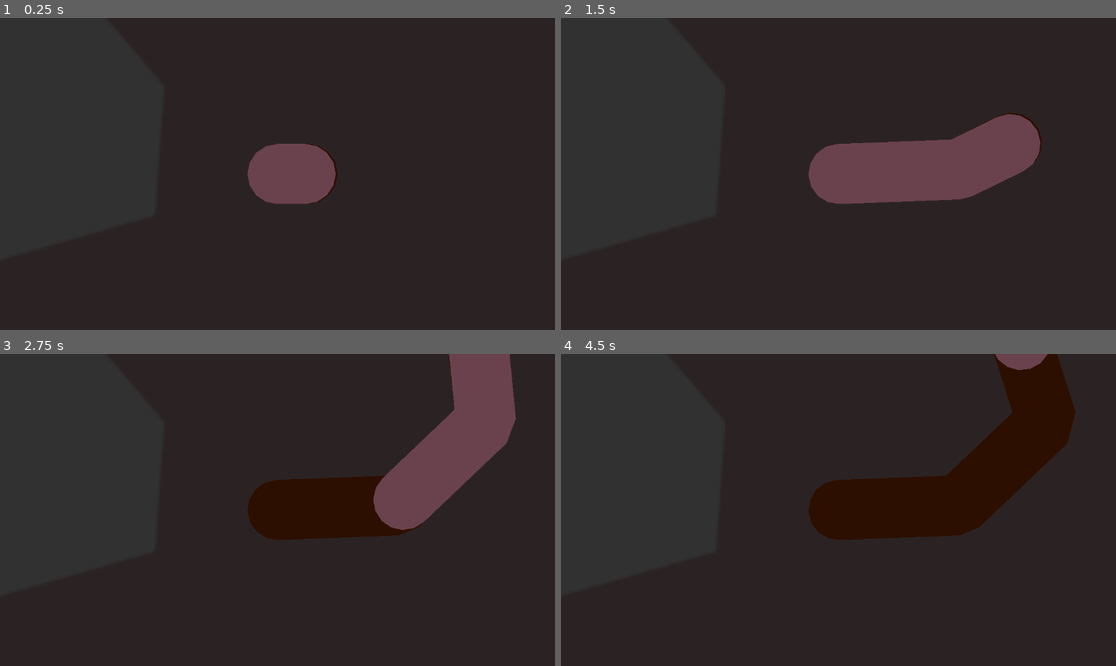
Above: before the commit, frames 1-4 (two rows, left to right).
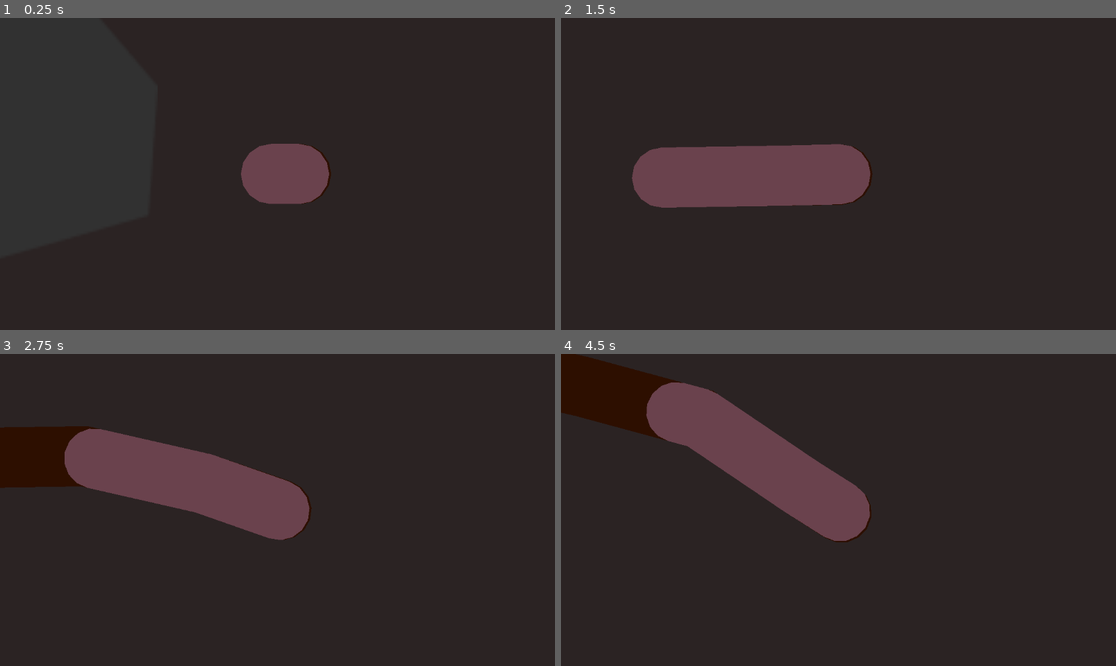
Above: after the commit, the same moments.

Repository: squirrelsoftcompany/LD56
Game: Godot game, scene res://Scenes/Main.tscn
Same seed, same stepped clock (60 frames per second), same inputs: the game is played once before the commit and once after it.
Inputs (mouse positions are in pixels of both pictures, inside the frame that each line leads up to):
- Up to frame 1 (0.25 s): no input
- Up to frame 2 (1.5 s): tap Enter (ui_accept) at 0.5, 0.77 s; move the mouse to (960, 158) at 0.52 s; hold D 0.53-1.28 s; hold F 0.53-1.28 s; click (960, 158) at 0.67 s; move the mouse to (727, 189) at 1.27 s; hold S from 1.28 s (still down); tap Space at 1.35 s
- Up to frame 3 (2.75 s): tap Enter (ui_accept) at 1.52 s; move the mouse to (333, 441) at 2.02 s; release S at 2.03 s; hold D from 2.03 s (still down); hold F from 2.03 s (still down)
- Up to frame 4 (4.5 s): move the mouse to (810, 572) at 2.77 s; release D at 2.78 s; release F at 2.78 s; hold W 2.78-3.53 s; tap Space at 2.85, 4.35 s; click (810, 572) at 2.92 s; tap Enter (ui_accept) at 3.02, 3.77 s; move the mouse to (1005, 556) at 3.52 s; hold F 3.53-4.28 s; hold A from 3.53 s (still down); move the mouse to (672, 463) at 4.27 s

The runs differ from the first frame. In frame 1, 0.5% of the frame differs, in the area x 43-61%, y 40-60%; in frame 2, 12%; in frame 3, 21%; in frame 4, 21%, in the area x 0-93%, y 0-61%.

Commit message:
[BUG] Null value in PhantomCamera follow_targets

Diff:
--- a/Scenes/Main.tscn
+++ b/Scenes/Main.tscn
@@ -72,6 +72,6 @@
 position = Vector2(-210, 330)
 script = ExtResource("10_8ouvx")
 follow_mode = 3
-follow_targets = [null]
+follow_targets = [NodePath("../WormController")]
 zoom = Vector2(5, 5)
 tween_resource = SubResource("Resource_ywpxq")
